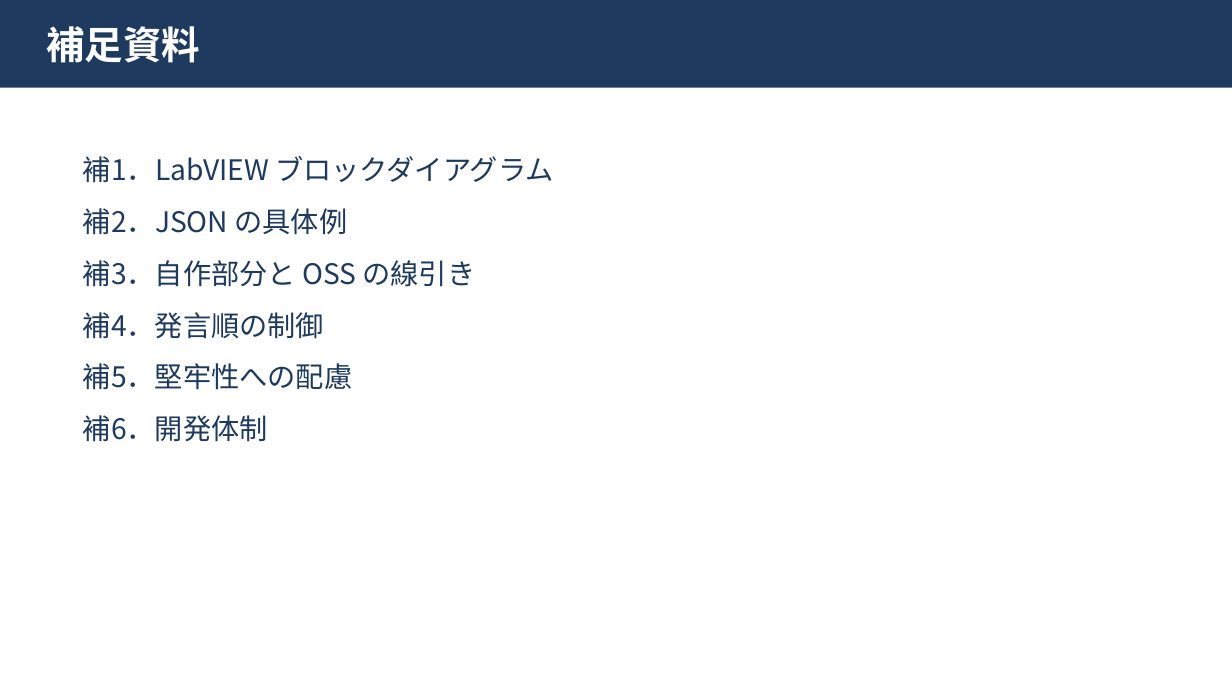
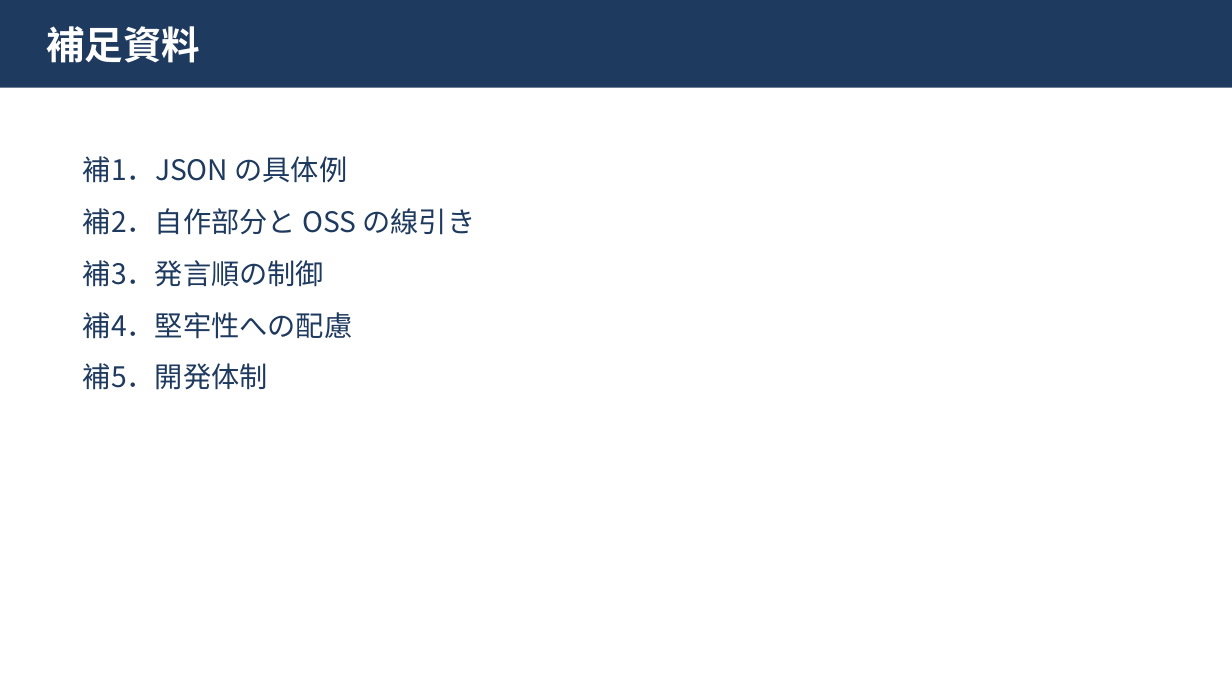
Before and after one commit to kaito3061/Trilogue1, a slide deck: slide 15 of docs/export/中間発表_柴尾.pptx (slide 16 before the commit). Drawn at 1232x693 pixels with LibreOffice and Linux fonts; fonts in the diff are those of the drawing. Boxes give left, top, right and bottom in pixels: in the first picture for what was removed or moved away, otherwise in the second. Text is boxed around its words. In the diff, an @@ line names an element or a change of style, - is before the commit and + after.

```diff
--- a/docs/export/中間発表_柴尾.pptx
+++ b/docs/export/中間発表_柴尾.pptx
@@ text at box(83, 156, 476, 390): text changed @@
-補1．LabVIEW ブロックダイアグラム
-補2．JSON の具体例
-補3．自作部分と OSS の線引き
-補4．発言順の制御
-補5．堅牢性への配慮
-補6．開発体制
+補1．JSON の具体例
+補2．自作部分と OSS の線引き
+補3．発言順の制御
+補4．堅牢性への配慮
+補5．開発体制
```
Also in this commit, not shown: 12 other slides changed, 1 slide added, 3 slides removed, 3 other files.
